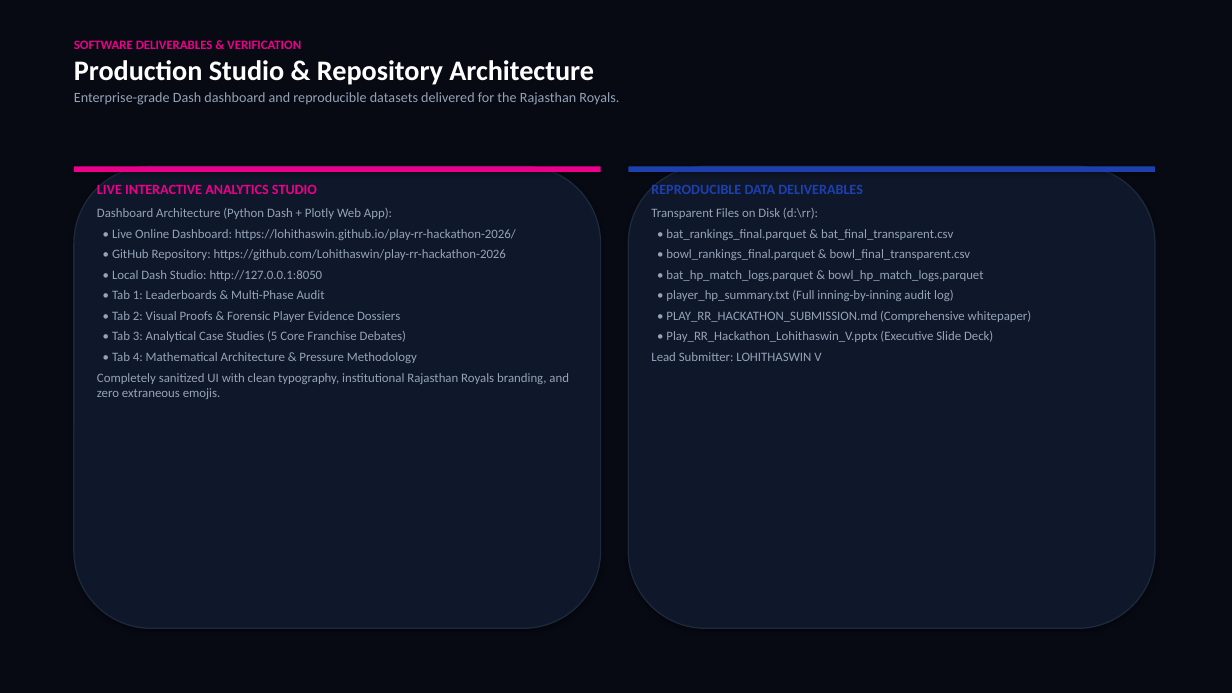
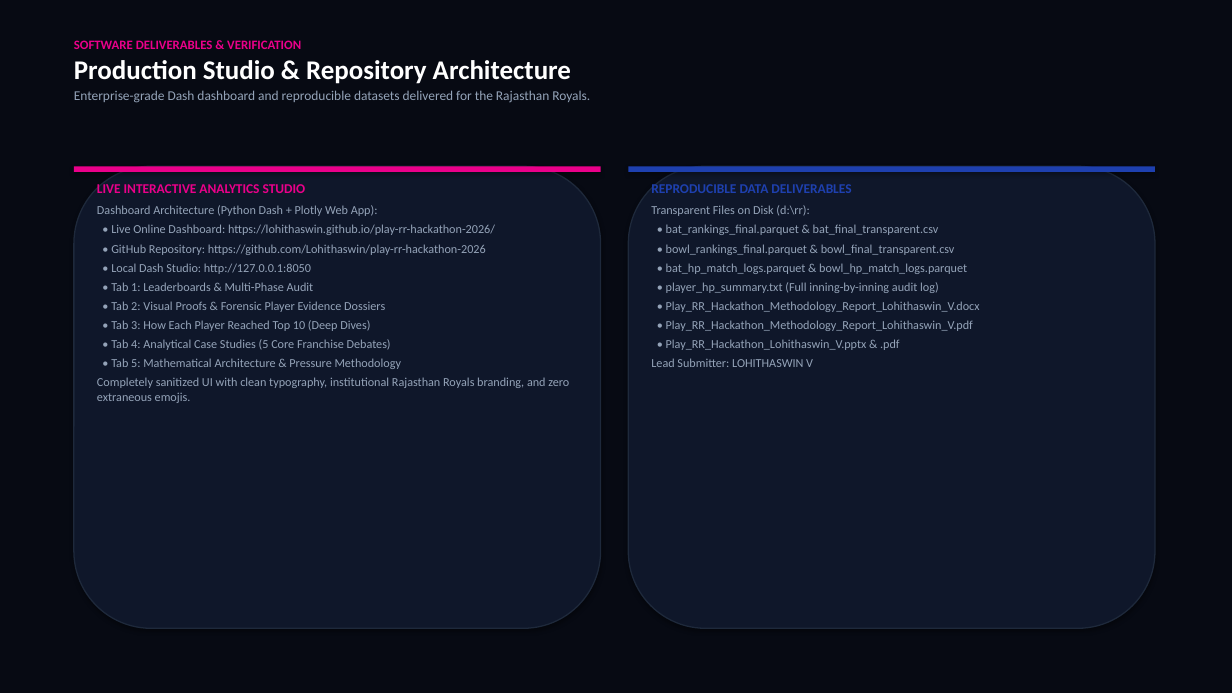
Before and after one commit to Lohithaswin/play-rr-hackathon-2026, a slide deck: slide 14 of Play_RR_Hackathon_Lohithaswin_V.pptx (slide 12 before the commit). Drawn at 1232x693 pixels with LibreOffice and Linux fonts; fonts in the diff are those of the drawing. Boxes give left, top, right and bottom in pixels: in the first picture for what was removed or moved away, otherwise in the second. Text is boxed around its words. In the diff, an @@ line names an element or a change of style, - is before the commit and + after.

Commit message:
Add official submission PPTX, DOCX, and PDF deliverables with visual evidence

```diff
--- a/Play_RR_Hackathon_Lohithaswin_V.pptx
+++ b/Play_RR_Hackathon_Lohithaswin_V.pptx
@@ text at (74,60,590,103): size 22 to 21 pt in "Production Studio & Repository Architecture"; size 11 to 10.5 pt in "Enterprise-grade Dash dashboard and reproducible datasets de ..." @@
@@ text at (97,184,569,403): size 11 to 10.5 pt in "LIVE INTERACTIVE ANALYTICS STUDIO"; size 10 to 9.5 pt in "Dashboard Architecture (Python Dash + Plotly Web ...", "• Live Online Dashboard: https://lohithaswin.github.io/play- ...", "• GitHub Repository: https://github.com/Lohithaswin/play-rr- ...", "• Local Dash Studio: http://127.0.0.1:8050" and 3 more places; less space between paragraphs @@
@@ text at (651,184,967,367): size 11 to 10.5 pt in "REPRODUCIBLE DATA DELIVERABLES"; size 10 to 9.5 pt in "Transparent Files on Disk (d:\rr):", "• bat_rankings_final.parquet & bat_final_transparent.csv", "• bowl_rankings_final.parquet & bowl_final_transparent.csv", "• bat_hp_match_logs.parquet & bowl_hp_match_logs.parquet" and 2 more places; less space between paragraphs @@
@@ text at (111,320,401,369): text changed; size 10 to 9.5 pt @@
-• Tab 3: Analytical Case Studies (5 Core Franchise Debates)
-• Tab 4: Mathematical Architecture & Pressure Methodology
+• Tab 3: How Each Player Reached Top 10 (Deep Dives)
+• Tab 4: Analytical Case Studies (5 Core Franchise Debates)
+• Tab 5: Mathematical Architecture & Pressure Methodology
@@ text at (666,301,980,350): text changed; size 10 to 9.5 pt @@
-• PLAY_RR_HACKATHON_SUBMISSION.md (Comprehensive whitepaper)
-• Play_RR_Hackathon_Lohithaswin_V.pptx (Executive Slide Deck)
+• Play_RR_Hackathon_Methodology_Report_Lohithaswin_V.docx
+• Play_RR_Hackathon_Methodology_Report_Lohithaswin_V.pdf
+• Play_RR_Hackathon_Lohithaswin_V.pptx & .pdf
```
Also in this commit, not shown: 11 other slides changed, 2 slides added, 31 other files.
